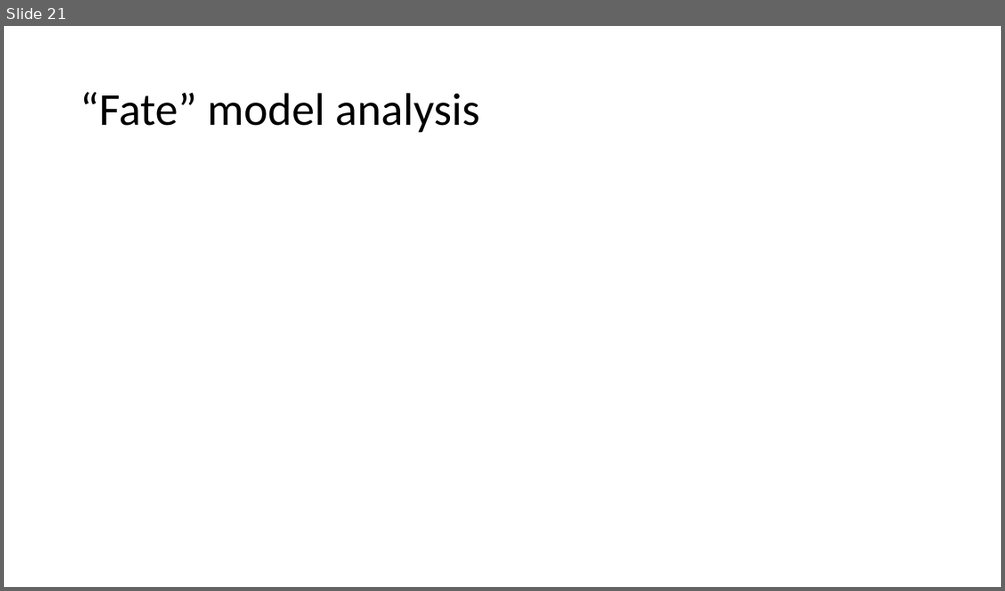
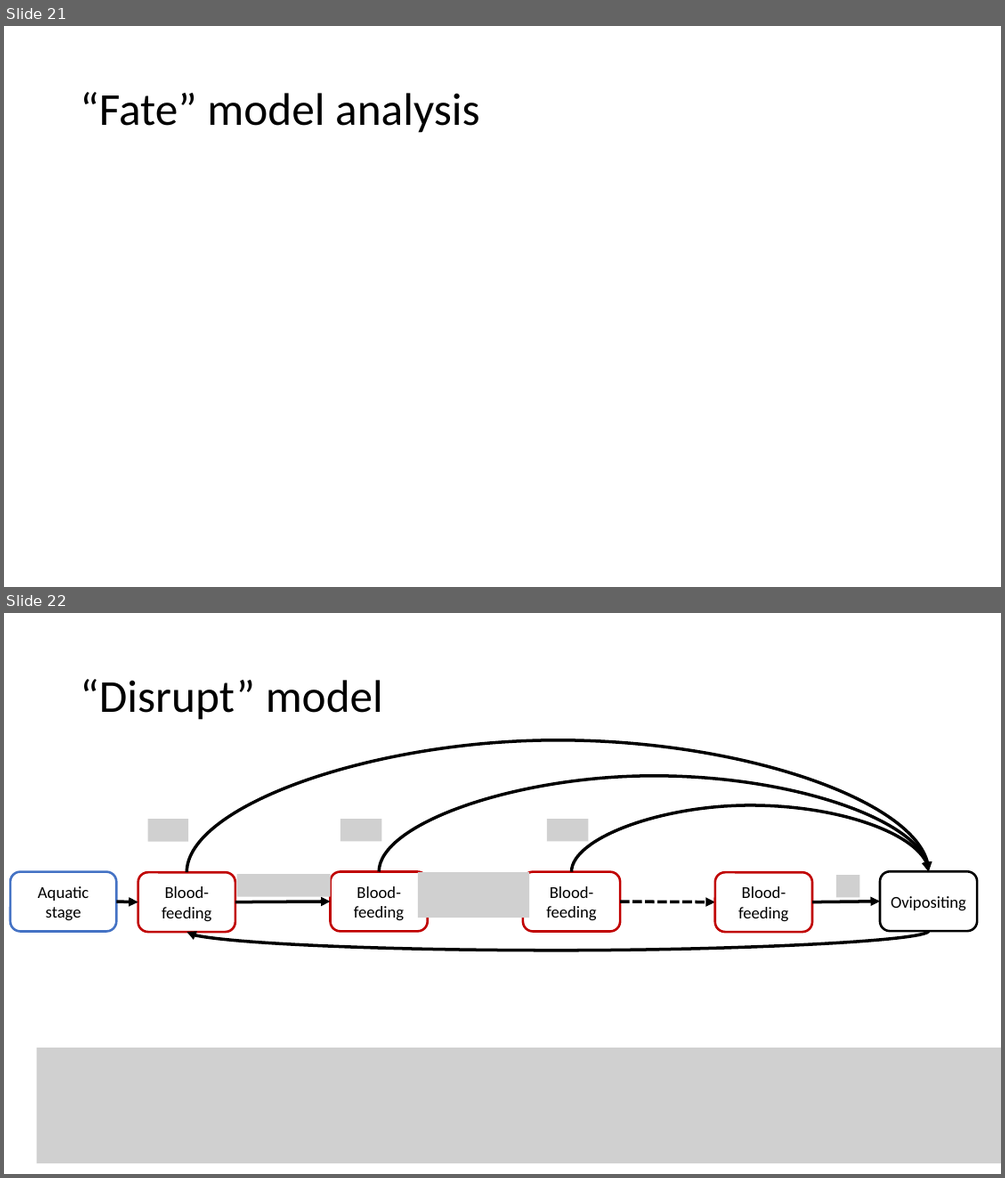
Before and after one commit to kydahl/MBF_models, a slide deck: presentations/Multiple blood feeding case studies.pptx. Shown one above the other, each under a label of ours: slide 21 before the commit, slides 21 and 22 after it. The pictures are 1005x591 and 1005x1178 pixels, drawn with LibreOffice and Linux fonts; fonts in the diff are those of the drawing; grey boxes stand for pictures. Boxes give left, top, right and bottom in pixels: in the first picture for what was removed or moved away, otherwise in the second. Text is boxed around its words. In the diff, an @@ line names an element or a change of style, - is before the commit and + after.

```diff
--- a/presentations/Multiple blood feeding case studies.pptx
+++ b/presentations/Multiple blood feeding case studies.pptx
@@ slide 22 added at (4,613,1001,1174), background #FFFFFF @@
@@ title added at (80,679,383,720), 44 pt, text #000000 @@
+“Disrupt” model
@@ curved arrow added from (186, 873) to (928, 872), #000000 3 pt @@
@@ curved arrow added from (379, 872) to (928, 872), #000000 3 pt @@
@@ picture added at (147,819,188,841) @@
@@ picture added at (340,819,381,841) @@
@@ picture added at (547,819,588,841) @@
@@ curved arrow added from (572, 872) to (928, 872), #000000 3 pt @@
@@ rounded rectangle added at (10,872,116,932), outline #4472C4 2.25 pt, 16 pt, text #000000 @@
+Aquatic stage
@@ rounded rectangle added at (138,873,235,933), outline #C00000 2.25 pt, 16 pt, text #000000 @@
+Blood-feeding
@@ picture added at (236,874,330,896) @@
@@ rounded rectangle added at (330,872,428,932), outline #C00000 2.25 pt, 16 pt, text #000000 @@
+Blood-feeding
@@ picture added at (418,873,529,918) @@
@@ rounded rectangle added at (523,872,620,932), outline #C00000 2.25 pt, 16 pt, text #000000 @@
+Blood-feeding
@@ rounded rectangle added at (715,873,812,933), outline #C00000 2.25 pt, 16 pt, text #000000 @@
+Blood-feeding
@@ picture added at (836,875,860,897) @@
@@ rounded rectangle added at (880,872,977,932), outline #000000 2.25 pt, 16 pt, text #000000 @@
+Ovipositing
@@ arrow added from (116, 901) to (138, 901), #000000 3 pt @@
@@ arrow added from (235, 901) to (330, 901), #000000 3 pt @@
@@ arrow added from (620, 901) to (715, 901), #000000 3 pt dashed @@
@@ arrow added from (812, 901) to (880, 900), #000000 3 pt @@
@@ curved arrow added from (928, 931) to (186, 932), #000000 3 pt @@
@@ picture added at (37,1047,1001,1163) @@
```
Also in this commit, not shown: 2 slides changed, 7 other slides added, 5 other files.
